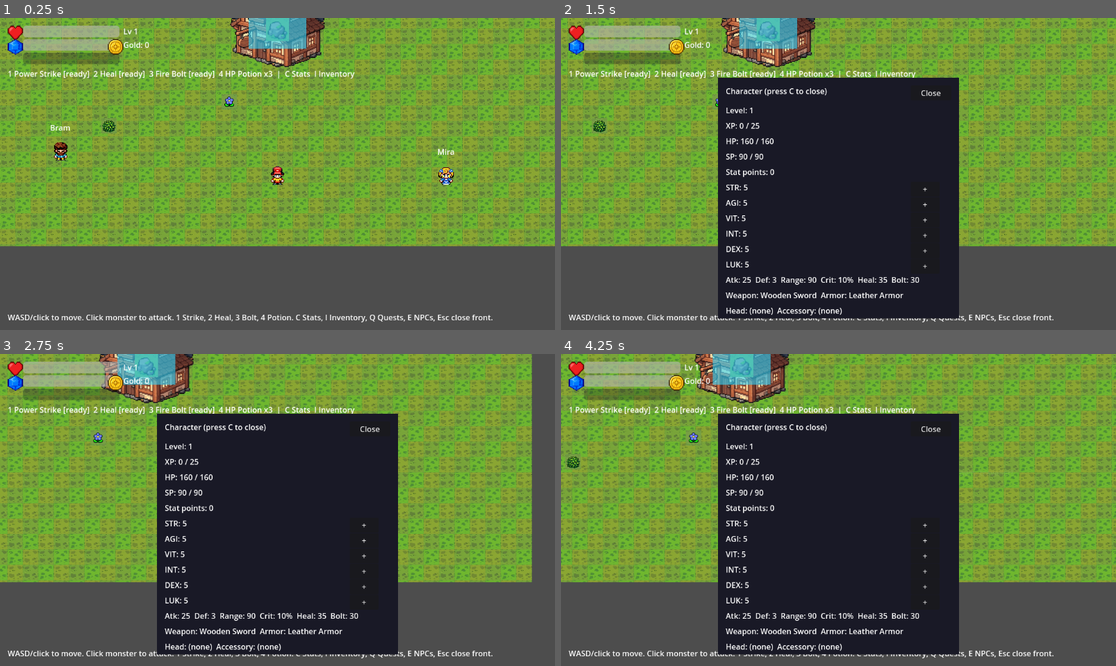
Above: before the commit, frames 1-4 (two rows, left to right).
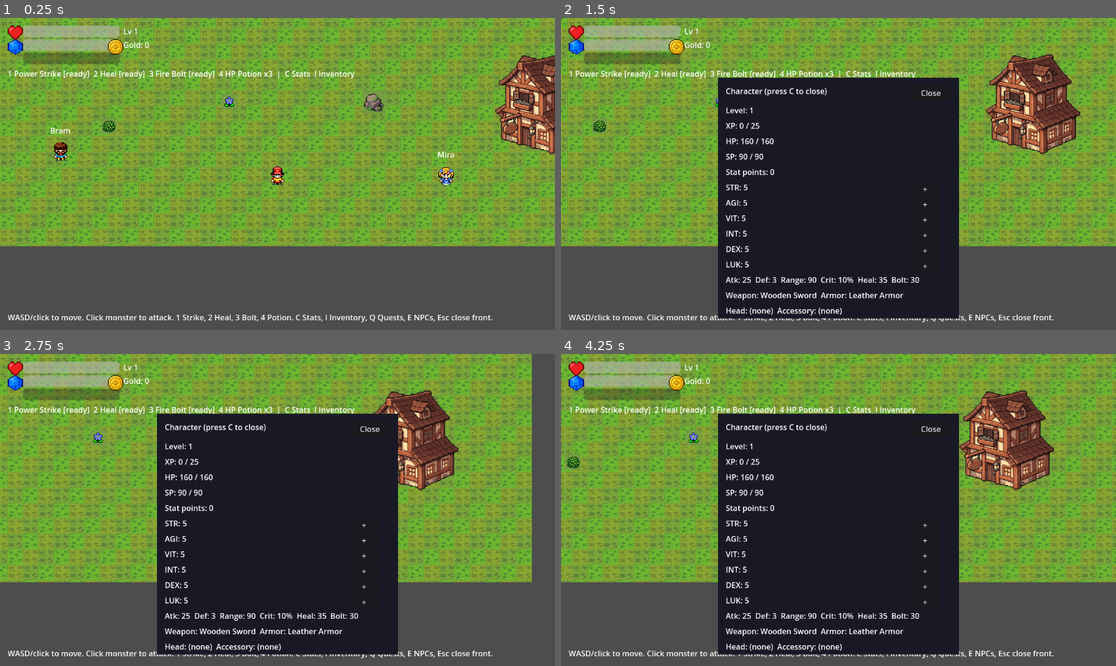
Above: after the commit, the same moments.

Repository: straviux/rok-online-clone
Game: Godot game, scene res://scenes/world/town.tscn
The game is run twice, just before and just after one commit, with the same random seed, the same clock (stepped at 60 frames per second) and the same inputs.
Inputs (mouse positions are in pixels of both pictures, inside the frame that each line leads up to):
- Up to frame 1 (0.25 s): no input
- Up to frame 2 (1.5 s): tap Enter at 0.5, 1.25 s; move the mouse to (960, 158) at 0.52 s; hold D 0.53-1.25 s; tap C at 0.6 s; click (960, 158) at 0.67 s; drag from (727, 189) to (566, 149) at 1.27 s
- Up to frame 3 (2.75 s): tap Enter at 2 s; move the mouse to (333, 441) at 2.02 s; hold D from 2.03 s (still down); tap E at 2.1 s
- Up to frame 4 (4.25 s): release D at 2.75 s; tap E at 2.75, 3.5 s; drag from (810, 572) to (672, 463) at 2.77 s; move the mouse to (1005, 556) at 3.52 s; hold A from 3.53 s (still down); tap 2 at 3.6 s

The runs differ from the first frame. In frame 1, 5.1% of the frame differs, in the area x 9-100%, y 0-45%; in frame 2, 6.1%; in frame 3, 4.9%; in frame 4, 6.1%, in the area x 24-89%, y 0-44%.

Commit message:
Restore buildings and portals: fix child node paths after Actors move; decor always under characters; lower NPC names and center Press E prompt

Diff:
--- a/scenes/npcs/npc.tscn
+++ b/scenes/npcs/npc.tscn
@@ -25,9 +25,9 @@
 
 [node name="NameLabel" type="Label" parent="."]
 offset_left = -40.0
-offset_top = -58.0
+offset_top = -52.0
 offset_right = 40.0
-offset_bottom = -38.0
+offset_bottom = -32.0
 text = "Shop"
 horizontal_alignment = 1
 
@@ -37,3 +37,4 @@
 offset_right = 40.0
 offset_bottom = 50.0
 text = "Press E"
+horizontal_alignment = 1
--- a/scenes/world/dungeon.tscn
+++ b/scenes/world/dungeon.tscn
@@ -49,10 +49,10 @@
 [node name="Pillar1" type="StaticBody2D" parent="Actors"]
 position = Vector2(-200, 0)
 
-[node name="CollisionShape2D" type="CollisionShape2D" parent="Pillar1"]
+[node name="CollisionShape2D" type="CollisionShape2D" parent="Actors/Pillar1"]
 shape = SubResource("Shape_pillar")
 
-[node name="ColorRect" type="ColorRect" parent="Pillar1"]
+[node name="ColorRect" type="ColorRect" parent="Actors/Pillar1"]
 offset_left = -32.0
 offset_top = -32.0
 offset_right = 32.0
@@ -62,10 +62,10 @@
 [node name="Pillar2" type="StaticBody2D" parent="Actors"]
 position = Vector2(200, -100)
 
-[node name="CollisionShape2D" type="CollisionShape2D" parent="Pillar2"]
+[node name="CollisionShape2D" type="CollisionShape2D" parent="Actors/Pillar2"]
 shape = SubResource("Shape_pillar")
 
-[node name="ColorRect" type="ColorRect" parent="Pillar2"]
+[node name="ColorRect" type="ColorRect" parent="Actors/Pillar2"]
 offset_left = -32.0
 offset_top = -32.0
 offset_right = 32.0
@@ -75,25 +75,25 @@
 [node name="WallTop" type="StaticBody2D" parent="Actors"]
 position = Vector2(0, -375)
 
-[node name="CollisionShape2D" type="CollisionShape2D" parent="WallTop"]
+[node name="CollisionShape2D" type="CollisionShape2D" parent="Actors/WallTop"]
 shape = SubResource("Shape_wall_h")
 
 [node name="WallBottom" type="StaticBody2D" parent="Actors"]
 position = Vector2(0, 375)
 
-[node name="CollisionShape2D" type="CollisionShape2D" parent="WallBottom"]
+[node name="CollisionShape2D" type="CollisionShape2D" parent="Actors/WallBottom"]
 shape = SubResource("Shape_wall_h")
 
 [node name="WallLeft" type="StaticBody2D" parent="Actors"]
 position = Vector2(-625, 0)
 
-[node name="CollisionShape2D" type="CollisionShape2D" parent="WallLeft"]
+[node name="CollisionShape2D" type="CollisionShape2D" parent="Actors/WallLeft"]
 shape = SubResource("Shape_wall_v")
 
 [node name="WallRight" type="StaticBody2D" parent="Actors"]
 position = Vector2(625, 0)
 
-[node name="CollisionShape2D" type="CollisionShape2D" parent="WallRight"]
+[node name="CollisionShape2D" type="CollisionShape2D" parent="Actors/WallRight"]
 shape = SubResource("Shape_wall_v")
 
 [node name="PortalToField" type="Area2D" parent="Actors"]
@@ -102,10 +102,10 @@
 target_scene_path = "res://scenes/world/field.tscn"
 spawn_position = Vector2(750, 150)
 
-[node name="CollisionShape2D" type="CollisionShape2D" parent="PortalToField"]
+[node name="CollisionShape2D" type="CollisionShape2D" parent="Actors/PortalToField"]
 shape = SubResource("Shape_portal")
 
-[node name="ColorRect" type="ColorRect" parent="PortalToField"]
+[node name="ColorRect" type="ColorRect" parent="Actors/PortalToField"]
 offset_left = -60.0
 offset_top = -40.0
 offset_right = 60.0
--- a/scenes/world/field.tscn
+++ b/scenes/world/field.tscn
@@ -38,6 +38,8 @@
 ground_height = 1200
 
 
+[node name="Decor" type="Node2D" parent="."]
+
 [node name="Actors" type="Node2D" parent="."]
 y_sort_enabled = true
 [node name="HUD" parent="." instance=ExtResource("4_hud")]
@@ -54,60 +56,60 @@
 [node name="Tree1" type="StaticBody2D" parent="Actors"]
 position = Vector2(-400, -300)
 
-[node name="CollisionShape2D" type="CollisionShape2D" parent="Tree1"]
-shape = SubResource("Shape_tree")
-
-[node name="Sprite2D" type="Sprite2D" parent="Tree1"]
+[node name="CollisionShape2D" type="CollisionShape2D" parent="Actors/Tree1"]
+shape = SubResource("Shape_tree")
+
+[node name="Sprite2D" type="Sprite2D" parent="Actors/Tree1"]
 script = ExtResource("15_sprite_node")
 sprite_name = "tree"
 
 [node name="Tree2" type="StaticBody2D" parent="Actors"]
 position = Vector2(400, -300)
 
-[node name="CollisionShape2D" type="CollisionShape2D" parent="Tree2"]
-shape = SubResource("Shape_tree")
-
-[node name="Sprite2D" type="Sprite2D" parent="Tree2"]
+[node name="CollisionShape2D" type="CollisionShape2D" parent="Actors/Tree2"]
+shape = SubResource("Shape_tree")
+
+[node name="Sprite2D" type="Sprite2D" parent="Actors/Tree2"]
 script = ExtResource("15_sprite_node")
 sprite_name = "tree"
 
 [node name="Tree3" type="StaticBody2D" parent="Actors"]
 position = Vector2(-700, 0)
 
-[node name="CollisionShape2D" type="CollisionShape2D" parent="Tree3"]
-shape = SubResource("Shape_tree")
-
-[node name="Sprite2D" type="Sprite2D" parent="Tree3"]
+[node name="CollisionShape2D" type="CollisionShape2D" parent="Actors/Tree3"]
+shape = SubResource("Shape_tree")
+
+[node name="Sprite2D" type="Sprite2D" parent="Actors/Tree3"]
 script = ExtResource("15_sprite_node")
 sprite_name = "tree"
 
 [node name="Tree4" type="StaticBody2D" parent="Actors"]
 position = Vector2(700, 0)
 
-[node name="CollisionShape2D" type="CollisionShape2D" parent="Tree4"]
-shape = SubResource("Shape_tree")
-
-[node name="Sprite2D" type="Sprite2D" parent="Tree4"]
+[node name="CollisionShape2D" type="CollisionShape2D" parent="Actors/Tree4"]
+shape = SubResource("Shape_tree")
+
+[node name="Sprite2D" type="Sprite2D" parent="Actors/Tree4"]
 script = ExtResource("15_sprite_node")
 sprite_name = "tree"
 
 [node name="Tree5" type="StaticBody2D" parent="Actors"]
 position = Vector2(0, -300)
 
-[node name="CollisionShape2D" type="CollisionShape2D" parent="Tree5"]
-shape = SubResource("Shape_tree")
-
-[node name="Sprite2D" type="Sprite2D" parent="Tree5"]
+[node name="CollisionShape2D" type="CollisionShape2D" parent="Actors/Tree5"]
+shape = SubResource("Shape_tree")
+
+[node name="Sprite2D" type="Sprite2D" parent="Actors/Tree5"]
 script = ExtResource("15_sprite_node")
 sprite_name = "tree"
 
 [node name="Rock1" type="StaticBody2D" parent="Actors"]
 position = Vector2(-250, 200)
 
-[node name="CollisionShape2D" type="CollisionShape2D" parent="Rock1"]
+[node name="CollisionShape2D" type="CollisionShape2D" parent="Actors/Rock1"]
 shape = SubResource("Shape_rock")
 
-[node name="Sprite2D" type="Sprite2D" parent="Rock1"]
+[node name="Sprite2D" type="Sprite2D" parent="Actors/Rock1"]
 script = ExtResource("18_tile")
 tile_name = "rock"
 scale = Vector2(1.5, 1.5)
@@ -115,10 +117,10 @@
 [node name="Rock2" type="StaticBody2D" parent="Actors"]
 position = Vector2(250, -100)
 
-[node name="CollisionShape2D" type="CollisionShape2D" parent="Rock2"]
+[node name="CollisionShape2D" type="CollisionShape2D" parent="Actors/Rock2"]
 shape = SubResource("Shape_rock")
 
-[node name="Sprite2D" type="Sprite2D" parent="Rock2"]
+[node name="Sprite2D" type="Sprite2D" parent="Actors/Rock2"]
 script = ExtResource("18_tile")
 tile_name = "rock"
 scale = Vector2(1.5, 1.5)
@@ -126,25 +128,25 @@
 [node name="WallTop" type="StaticBody2D" parent="Actors"]
 position = Vector2(0, -625)
 
-[node name="CollisionShape2D" type="CollisionShape2D" parent="WallTop"]
+[node name="CollisionShape2D" type="CollisionShape2D" parent="Actors/WallTop"]
 shape = SubResource("Shape_wall_h")
 
 [node name="WallBottom" type="StaticBody2D" parent="Actors"]
 position = Vector2(0, 625)
 
-[node name="CollisionShape2D" type="CollisionShape2D" parent="WallBottom"]
+[node name="CollisionShape2D" type="CollisionShape2D" parent="Actors/WallBottom"]
 shape = SubResource("Shape_wall_h")
 
 [node name="WallLeft" type="StaticBody2D" parent="Actors"]
 position = Vector2(-1025, 0)
 
-[node name="CollisionShape2D" type="CollisionShape2D" parent="WallLeft"]
+[node name="CollisionShape2D" type="CollisionShape2D" parent="Actors/WallLeft"]
 shape = SubResource("Shape_wall_v")
 
 [node name="WallRight" type="StaticBody2D" parent="Actors"]
 position = Vector2(1025, 0)
 
-[node name="CollisionShape2D" type="CollisionShape2D" parent="WallRight"]
+[node name="CollisionShape2D" type="CollisionShape2D" parent="Actors/WallRight"]
 shape = SubResource("Shape_wall_v")
 
 [node name="PortalToTown" type="Area2D" parent="Actors"]
@@ -153,10 +155,10 @@
 target_scene_path = "res://scenes/world/town.tscn"
 spawn_position = Vector2(0, -320)
 
-[node name="CollisionShape2D" type="CollisionShape2D" parent="PortalToTown"]
+[node name="CollisionShape2D" type="CollisionShape2D" parent="Actors/PortalToTown"]
 shape = SubResource("Shape_portal")
 
-[node name="ColorRect" type="ColorRect" parent="PortalToTown"]
+[node name="ColorRect" type="ColorRect" parent="Actors/PortalToTown"]
 offset_left = -60.0
 offset_top = -40.0
 offset_right = 60.0
@@ -169,10 +171,10 @@
 target_scene_path = "res://scenes/world/dungeon.tscn"
 spawn_position = Vector2(0, 200)
 
-[node name="CollisionShape2D" type="CollisionShape2D" parent="PortalToDungeon"]
+[node name="CollisionShape2D" type="CollisionShape2D" parent="Actors/PortalToDungeon"]
 shape = SubResource("Shape_portal")
 
-[node name="ColorRect" type="ColorRect" parent="PortalToDungeon"]
+[node name="ColorRect" type="ColorRect" parent="Actors/PortalToDungeon"]
 offset_left = -60.0
 offset_top = -40.0
 offset_right = 60.0
@@ -199,27 +201,27 @@
 position = Vector2(200, -400)
 data = ExtResource("8_wolf")
 
-[node name="Bush1" type="Sprite2D" parent="Actors"]
+[node name="Bush1" type="Sprite2D" parent="Decor"]
 script = ExtResource("18_tile")
 tile_name = "bush"
 position = Vector2(-600, 300)
 
-[node name="Bush2" type="Sprite2D" parent="Actors"]
+[node name="Bush2" type="Sprite2D" parent="Decor"]
 script = ExtResource("18_tile")
 tile_name = "bush"
 position = Vector2(600, -500)
 
-[node name="Flower1" type="Sprite2D" parent="Actors"]
+[node name="Flower1" type="Sprite2D" parent="Decor"]
 script = ExtResource("18_tile")
 tile_name = "flower"
 position = Vector2(-100, 400)
 
-[node name="Flower2" type="Sprite2D" parent="Actors"]
+[node name="Flower2" type="Sprite2D" parent="Decor"]
 script = ExtResource("18_tile")
 tile_name = "flower"
 position = Vector2(300, 300)
 
-[node name="MushroomDecor1" type="Sprite2D" parent="Actors"]
+[node name="MushroomDecor1" type="Sprite2D" parent="Decor"]
 script = ExtResource("18_tile")
 tile_name = "mushroom"
 position = Vector2(900, -200)
--- a/scenes/world/town.tscn
+++ b/scenes/world/town.tscn
@@ -41,6 +41,8 @@
 ground_height = 900
 
 
+[node name="Decor" type="Node2D" parent="."]
+
 [node name="Actors" type="Node2D" parent="."]
 y_sort_enabled = true
 [node name="HUD" parent="." instance=ExtResource("4_hud")]
@@ -96,80 +98,80 @@
 [node name="House1" type="StaticBody2D" parent="Actors"]
 position = Vector2(-550, -180)
 
-[node name="CollisionShape2D" type="CollisionShape2D" parent="House1"]
+[node name="CollisionShape2D" type="CollisionShape2D" parent="Actors/House1"]
 shape = SubResource("Shape_house")
 
-[node name="Sprite2D" type="Sprite2D" parent="House1"]
+[node name="Sprite2D" type="Sprite2D" parent="Actors/House1"]
 script = ExtResource("16_building_node")
 building_name = "thatched_cottage"
 
 [node name="House2" type="StaticBody2D" parent="Actors"]
 position = Vector2(550, -180)
 
-[node name="CollisionShape2D" type="CollisionShape2D" parent="House2"]
+[node name="CollisionShape2D" type="CollisionShape2D" parent="Actors/House2"]
 shape = SubResource("Shape_house")
 
-[node name="Sprite2D" type="Sprite2D" parent="House2"]
+[node name="Sprite2D" type="Sprite2D" parent="Actors/House2"]
 script = ExtResource("16_building_node")
 building_name = "stone_cottage"
 
 [node name="House3" type="StaticBody2D" parent="Actors"]
 position = Vector2(550, 180)
 
-[node name="CollisionShape2D" type="CollisionShape2D" parent="House3"]
+[node name="CollisionShape2D" type="CollisionShape2D" parent="Actors/House3"]
 shape = SubResource("Shape_house")
 
-[node name="Sprite2D" type="Sprite2D" parent="House3"]
+[node name="Sprite2D" type="Sprite2D" parent="Actors/House3"]
 script = ExtResource("16_building_node")
 building_name = "tavern"
 
 [node name="Tree1" type="StaticBody2D" parent="Actors"]
 position = Vector2(-300, -350)
 
-[node name="CollisionShape2D" type="CollisionShape2D" parent="Tree1"]
-shape = SubResource("Shape_tree")
-
-[node name="Sprite2D" type="Sprite2D" parent="Tree1"]
+[node name="CollisionShape2D" type="CollisionShape2D" parent="Actors/Tree1"]
+shape = SubResource("Shape_tree")
+
+[node name="Sprite2D" type="Sprite2D" parent="Actors/Tree1"]
 script = ExtResource("15_sprite_node")
 sprite_name = "tree"
 
 [node name="Tree2" type="StaticBody2D" parent="Actors"]
 position = Vector2(300, -350)
 
-[node name="CollisionShape2D" type="CollisionShape2D" parent="Tree2"]
-shape = SubResource("Shape_tree")
-
-[node name="Sprite2D" type="Sprite2D" parent="Tree2"]
+[node name="CollisionShape2D" type="CollisionShape2D" parent="Actors/Tree2"]
+shape = SubResource("Shape_tree")
+
+[node name="Sprite2D" type="Sprite2D" parent="Actors/Tree2"]
 script = ExtResource("15_sprite_node")
 sprite_name = "tree"
 
 [node name="Tree3" type="StaticBody2D" parent="Actors"]
 position = Vector2(-750, -50)
 
-[node name="CollisionShape2D" type="CollisionShape2D" parent="Tree3"]
-shape = SubResource("Shape_tree")
-
-[node name="Sprite2D" type="Sprite2D" parent="Tree3"]
+[node name="CollisionShape2D" type="CollisionShape2D" parent="Actors/Tree3"]
+shape = SubResource("Shape_tree")
+
+[node name="Sprite2D" type="Sprite2D" parent="Actors/Tree3"]
 script = ExtResource("15_sprite_node")
 sprite_name = "tree"
 
 [node name="Tree4" type="StaticBody2D" parent="Actors"]
 position = Vector2(750, -50)
 
-[node name="CollisionShape2D" type="CollisionShape2D" parent="Tree4"]
-shape = SubResource("Shape_tree")
-
-[node name="Sprite2D" type="Sprite2D" parent="Tree4"]
+[node name="CollisionShape2D" type="CollisionShape2D" parent="Actors/Tree4"]
+shape = SubResource("Shape_tree")
+
+[node name="Sprite2D" type="Sprite2D" parent="Actors/Tree4"]
 script = ExtResource("15_sprite_node")
 sprite_name = "tree"
 
 [node name="Rock1" type="StaticBody2D" parent="Actors"]
 position = Vector2(200, 150)
 
-[node name="CollisionShape2D" type="CollisionShape2D" parent="Rock1"]
+[node name="CollisionShape2D" type="CollisionShape2D" parent="Actors/Rock1"]
 shape = SubResource("Shape_rock")
 
-[node name="Sprite2D" type="Sprite2D" parent="Rock1"]
+[node name="Sprite2D" type="Sprite2D" parent="Actors/Rock1"]
 script = ExtResource("18_tile")
 tile_name = "rock"
 scale = Vector2(1.5, 1.5)
@@ -177,25 +179,25 @@
 [node name="WallTop" type="StaticBody2D" parent="Actors"]
 position = Vector2(0, -475)
 
-[node name="CollisionShape2D" type="CollisionShape2D" parent="WallTop"]
+[node name="CollisionShape2D" type="CollisionShape2D" parent="Actors/WallTop"]
 shape = SubResource("Shape_wall_h")
 
 [node name="WallBottom" type="StaticBody2D" parent="Actors"]
 position = Vector2(0, 475)
 
-[node name="CollisionShape2D" type="CollisionShape2D" parent="WallBottom"]
+[node name="CollisionShape2D" type="CollisionShape2D" parent="Actors/WallBottom"]
 shape = SubResource("Shape_wall_h")
 
 [node name="WallLeft" type="StaticBody2D" parent="Actors"]
 position = Vector2(-825, 0)
 
-[node name="CollisionShape2D" type="CollisionShape2D" parent="WallLeft"]
+[node name="CollisionShape2D" type="CollisionShape2D" parent="Actors/WallLeft"]
 shape = SubResource("Shape_wall_v")
 
 [node name="WallRight" type="StaticBody2D" parent="Actors"]
 position = Vector2(825, 0)
 
-[node name="CollisionShape2D" type="CollisionShape2D" parent="WallRight"]
+[node name="CollisionShape2D" type="CollisionShape2D" parent="Actors/WallRight"]
 shape = SubResource("Shape_wall_v")
 
 [node name="PortalToField" type="Area2D" parent="Actors"]
@@ -204,32 +206,32 @@
 target_scene_path = "res://scenes/world/field.tscn"
 spawn_position = Vector2(0, 470)
 
-[node name="CollisionShape2D" type="CollisionShape2D" parent="PortalToField"]
+[node name="CollisionShape2D" type="CollisionShape2D" parent="Actors/PortalToField"]
 shape = SubResource("Shape_portal")
 
-[node name="ColorRect" type="ColorRect" parent="PortalToField"]
+[node name="ColorRect" type="ColorRect" parent="Actors/PortalToField"]
 offset_left = -60.0
 offset_top = -40.0
 offset_right = 60.0
 offset_bottom = 40.0
 color = Color(0.2, 0.85, 1, 0.6)
 
-[node name="Bush1" type="Sprite2D" parent="Actors"]
+[node name="Bush1" type="Sprite2D" parent="Decor"]
 script = ExtResource("18_tile")
 tile_name = "bush"
 position = Vector2(-350, 200)
 
-[node name="Flower1" type="Sprite2D" parent="Actors"]
+[node name="Flower1" type="Sprite2D" parent="Decor"]
 script = ExtResource("18_tile")
 tile_name = "flower"
 position = Vector2(-100, 150)
 
-[node name="Flower2" type="Sprite2D" parent="Actors"]
+[node name="Flower2" type="Sprite2D" parent="Decor"]
 script = ExtResource("18_tile")
 tile_name = "flower"
 position = Vector2(400, -200)
 
-[node name="MushroomDecor1" type="Sprite2D" parent="Actors"]
+[node name="MushroomDecor1" type="Sprite2D" parent="Decor"]
 script = ExtResource("18_tile")
 tile_name = "mushroom"
 position = Vector2(-600, 50)
